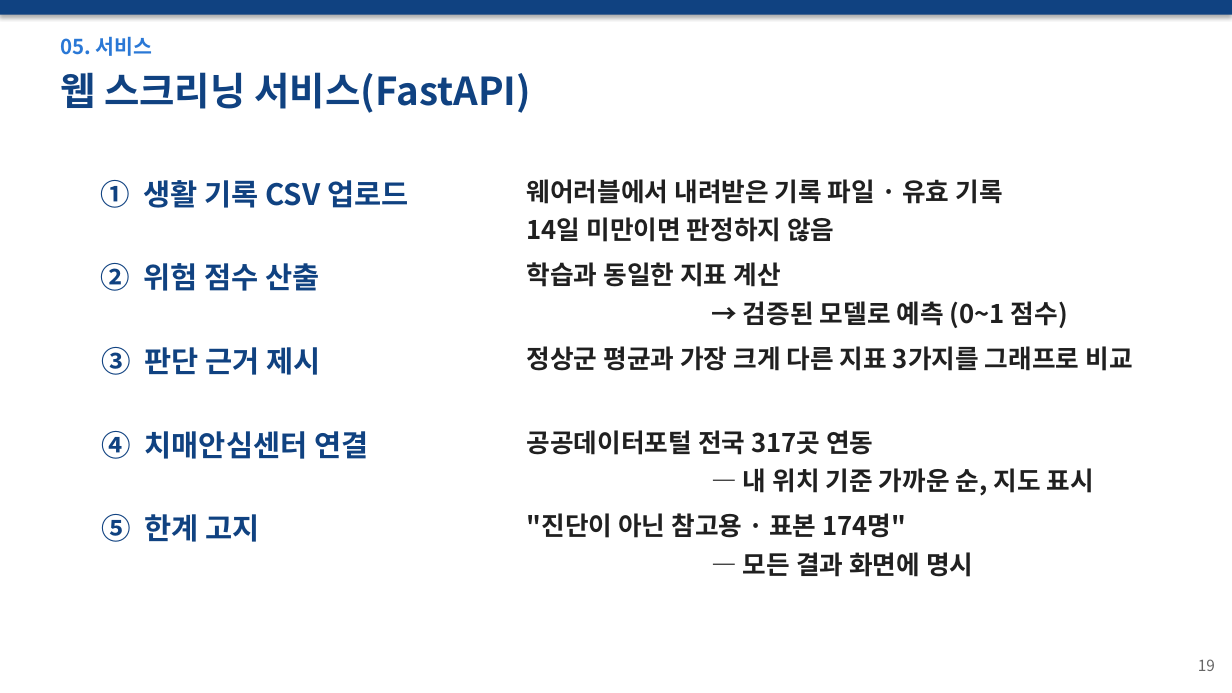
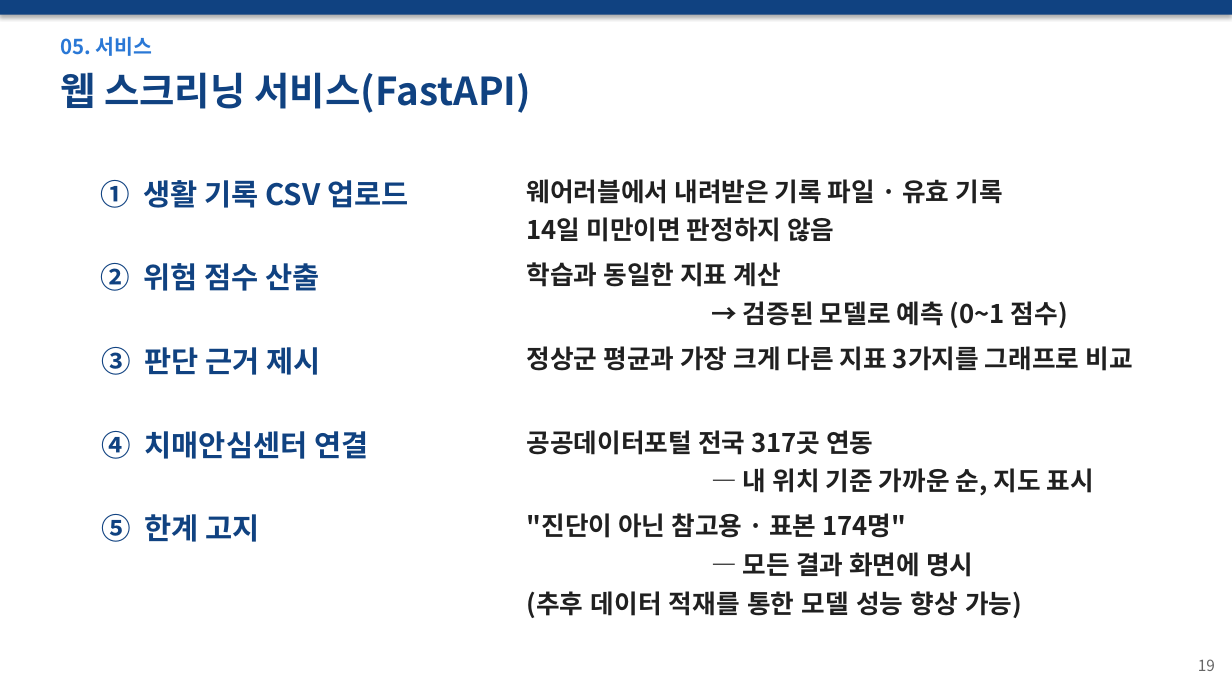
Before and after one commit to wpalswpa/dementia-screening, a slide deck: slide 19 of 발표자료_최종본_v6.pptx. Drawn at 1232x693 pixels with LibreOffice and Linux fonts; fonts in the diff are those of the drawing. Boxes give left, top, right and bottom in pixels: in the first picture for what was removed or moved away, otherwise in the second. Text is boxed around its words. In the diff, an @@ line names an element or a change of style, - is before the commit and + after.

```diff
--- a/발표자료_최종본_v6.pptx
+++ b/발표자료_최종본_v6.pptx
@@ text at (527, 591, 1022, 618): paragraph added @@
+(추후 데이터 적재를 통한 모델 성능 향상 가능)
```
Also in this commit, not shown: 11 other slides changed, 1 other file.
